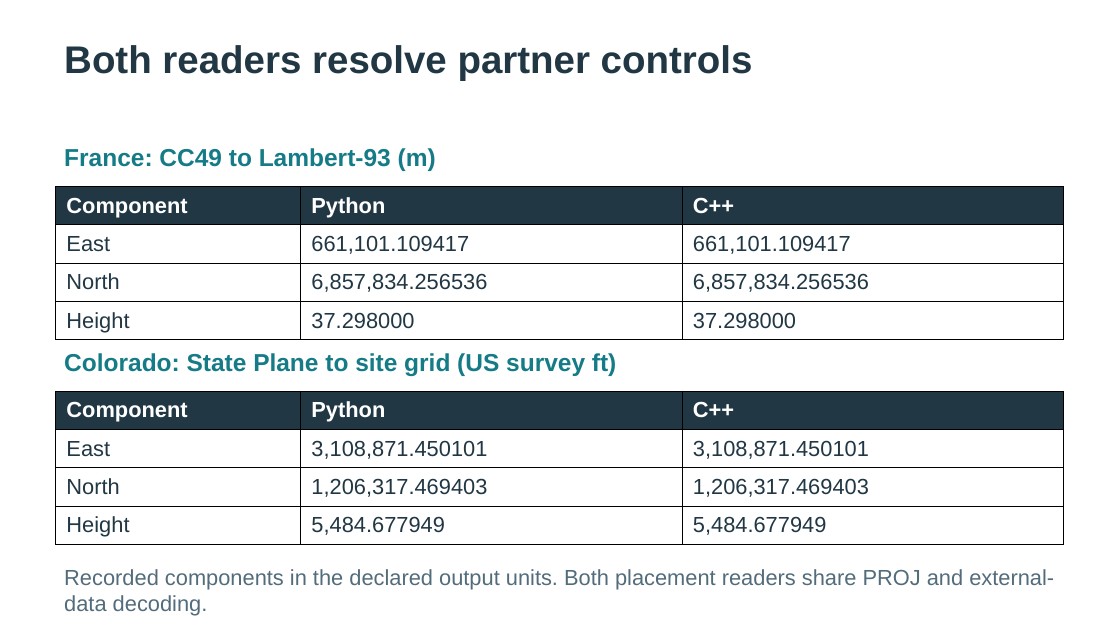
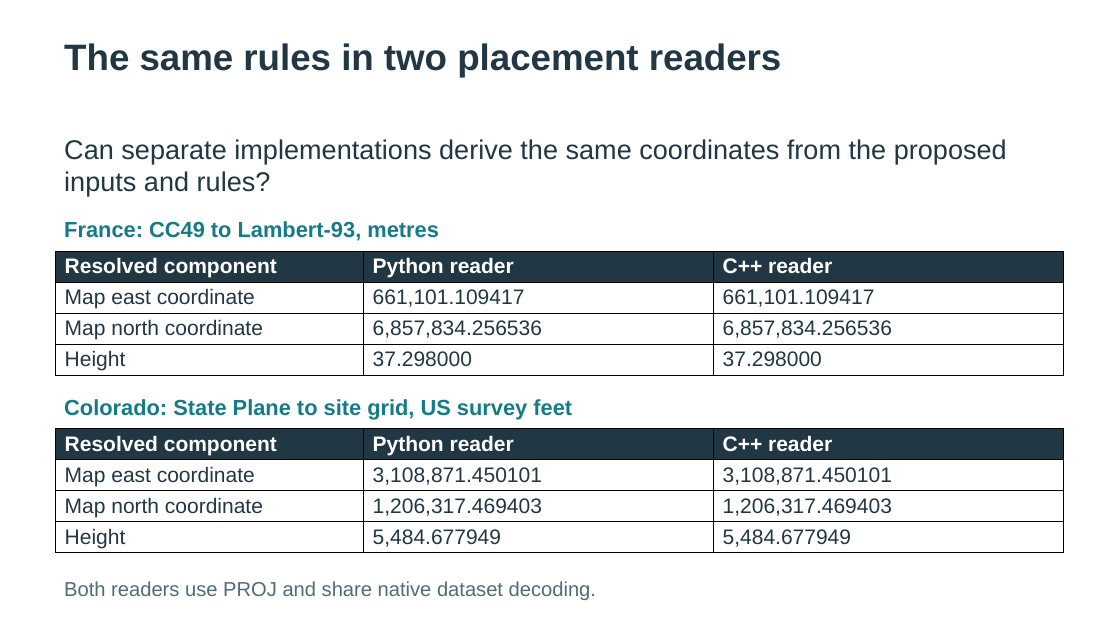
Before and after one commit to asluk/OpenUSD, a slide deck: slide 5 of extras/usd/examples/usdGeospatialBuild/delivery/geospatial-build.pptx (slide 10 before the commit). Drawn at 1120x630 pixels with LibreOffice and Linux fonts; fonts in the diff are those of the drawing. Boxes give left, top, right and bottom in pixels: in the first picture for what was removed or moved away, otherwise in the second. Text is boxed around its words. In the diff, an @@ line names an element or a change of style, - is before the commit and + after.

```diff
--- a/extras/usd/examples/usdGeospatialBuild/delivery/geospatial-build.pptx
+++ b/extras/usd/examples/usdGeospatialBuild/delivery/geospatial-build.pptx
@@ text at (64,43,782,77): text changed; size 33 to 31.5 pt @@
-Both readers resolve partner controls
+The same rules in two placement readers
@@ text added at (64,139,1007,196), 23.2 pt, text #213744 @@
+Can separate implementations derive the same coordinates from the proposed inputs and rules?
@@ text at (64,221,439,241): text changed; size 21 to 18.8 pt @@
-France: CC49 to Lambert-93 (m)
+France: CC49 to Lambert-93, metres
@@ table at (56,251,1065,376) @@
-row 1: Component | Python | C++
+row 1: Resolved component | Python reader | C++ reader
-row 2, column 1: East
+row 2, column 1: Map east coordinate
-row 3, column 1: North
+row 3, column 1: Map north coordinate
@@ size 18.8 to 18 pt in "661,101.109417", "661,101.109417", "6,857,834.256536", "6,857,834.256536" and 3 more places @@
@@ table: place and size @@
-table at (56,187,1065,336)
+table at (56,251,1065,376)
@@ text at (64,399,572,420): text changed; size 21 to 18.8 pt @@
-Colorado: State Plane to site grid (US survey ft)
+Colorado: State Plane to site grid, US survey feet
@@ table at (56,429,1065,553) @@
-row 1: Component | Python | C++
+row 1: Resolved component | Python reader | C++ reader
-row 2, column 1: East
+row 2, column 1: Map east coordinate
-row 3, column 1: North
+row 3, column 1: Map north coordinate
@@ size 18.8 to 18 pt in "3,108,871.450101", "3,108,871.450101", "1,206,317.469403", "1,206,317.469403" and 3 more places @@
@@ table: place and size @@
-table at (56,392,1065,541)
+table at (56,429,1065,553)
@@ text at (64,581,596,600): text changed; size 18.8 to 17.2 pt; text colour #536C7B to #526B79 @@
-Recorded components in the declared output units. Both placement readers share PROJ and external-data decoding.
+Both readers use PROJ and share native dataset decoding.
```
Also in this commit, not shown: 13 slides added, 11 slides removed, 14 other files.
